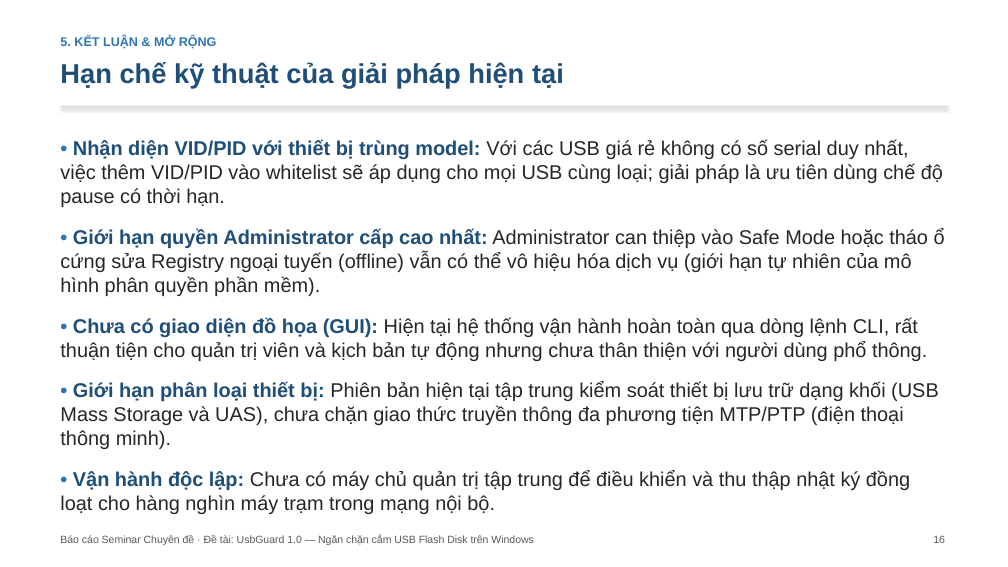
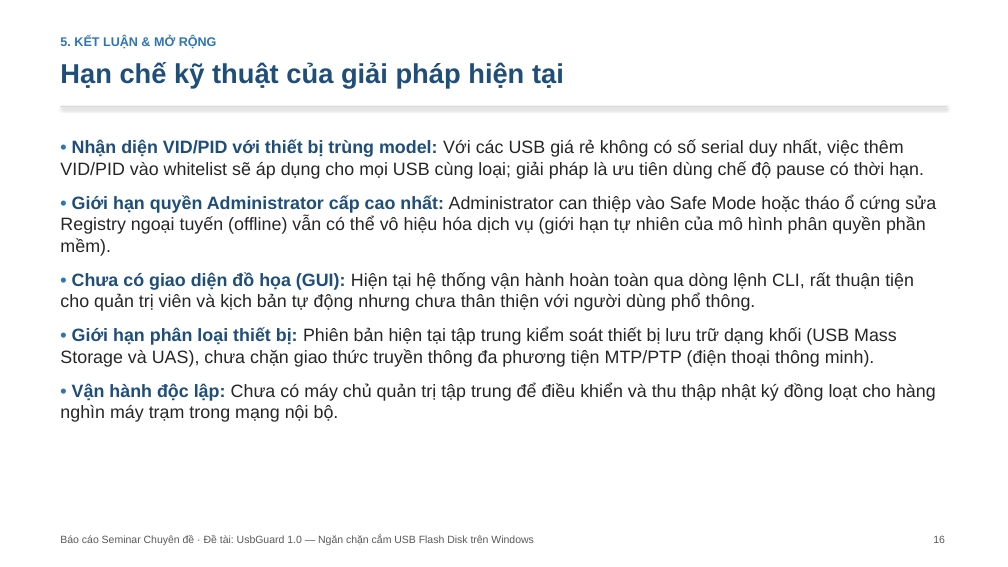
Before and after one commit to hungphamwp/usbguard, a slide deck: slide 16 of slide/SLIDE-UsbGuard.pptx. Drawn at 1008x567 pixels with LibreOffice and Linux fonts; fonts in the diff are those of the drawing. Boxes give left, top, right and bottom in pixels: in the first picture for what was removed or moved away, otherwise in the second. Text is boxed around its words. In the diff, an @@ line names an element or a change of style, - is before the commit and + after.

```diff
--- a/slide/SLIDE-UsbGuard.pptx
+++ b/slide/SLIDE-UsbGuard.pptx
@@ text "• Nhận diện VID/PID với ..." at [60,140,936,422]: size 19 to 17 pt; less space between paragraphs @@
```
Also in this commit, not shown: 14 other slides changed, 11 other files.
